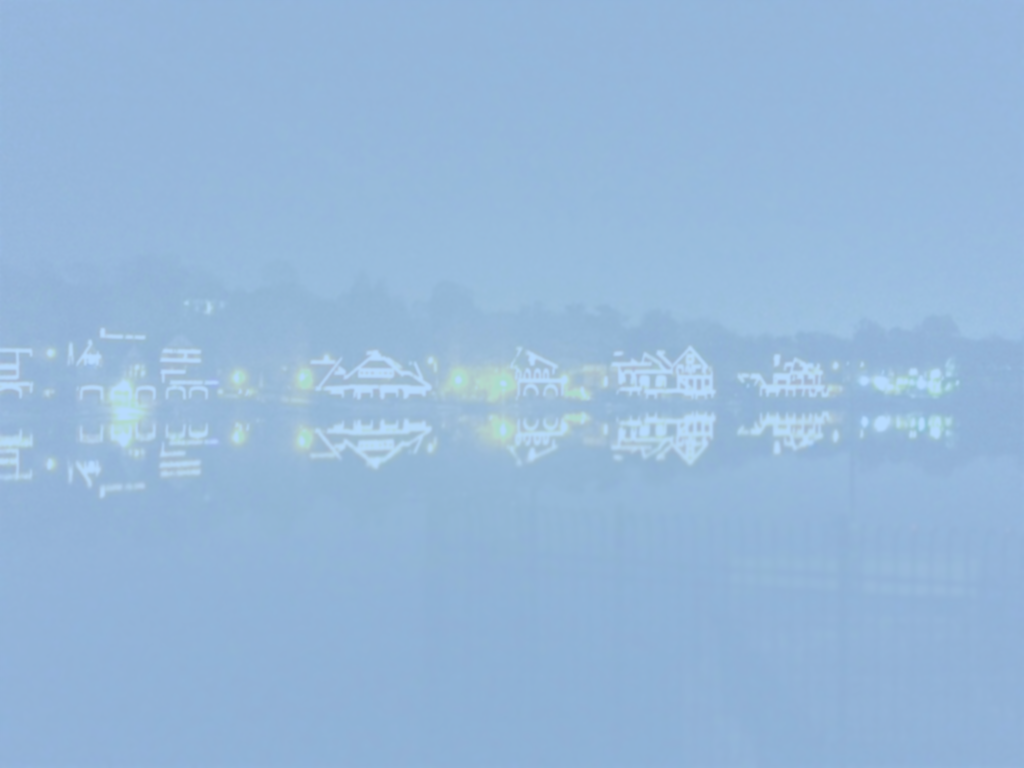
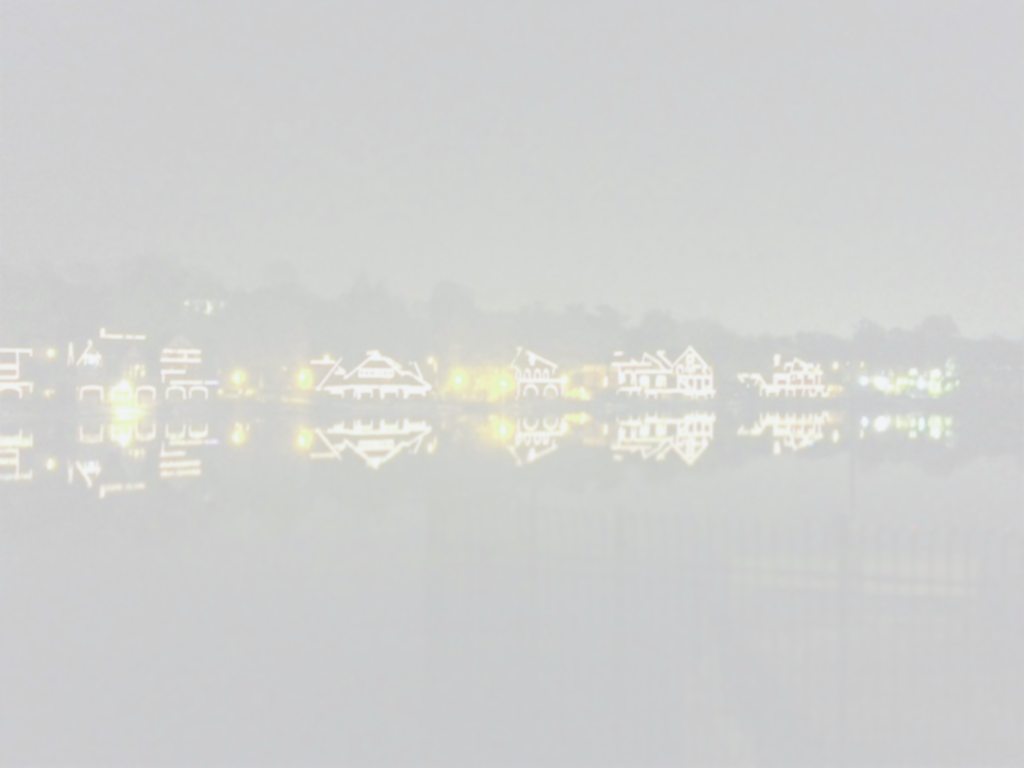
Comparing the layer stacks of the two w=1024, h=768 images. Changes:
painted on "Layer 2" over [left=0, top=0, right=1024, bottom=768]
